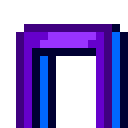
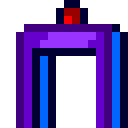
The second 128 x 128 image is a revision of the first. Changes to its layers:
added layer "Layer #1" above "Layer copy" over [56, 0, 88, 24]
